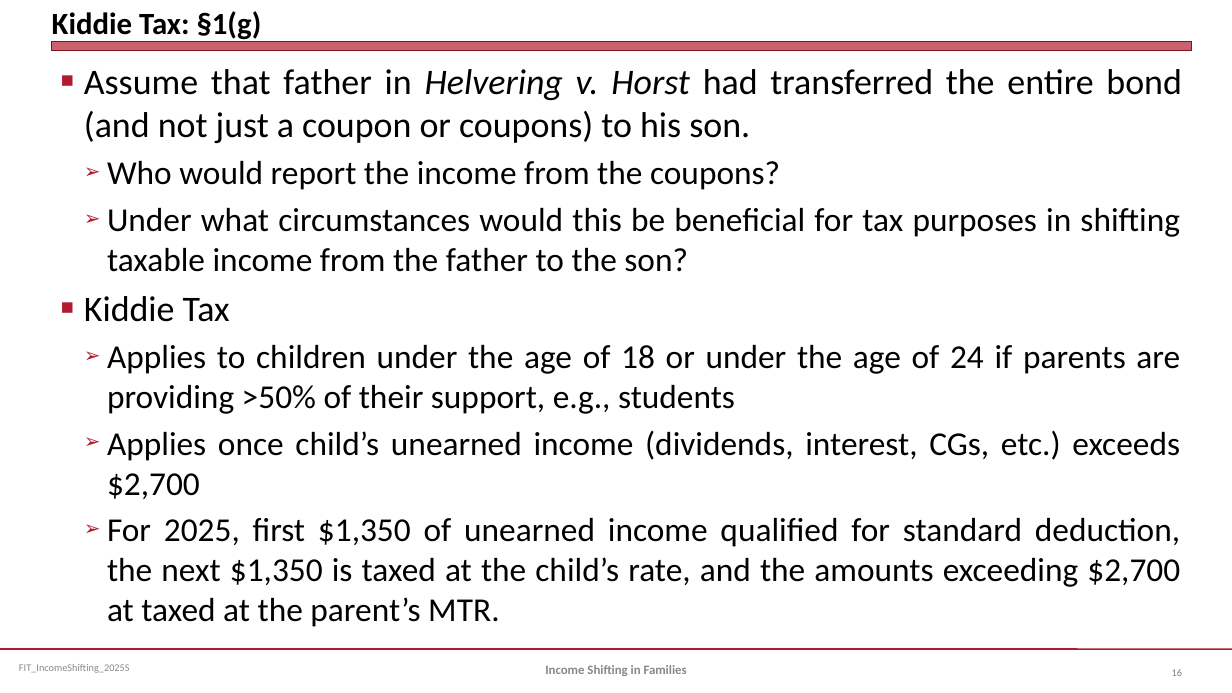
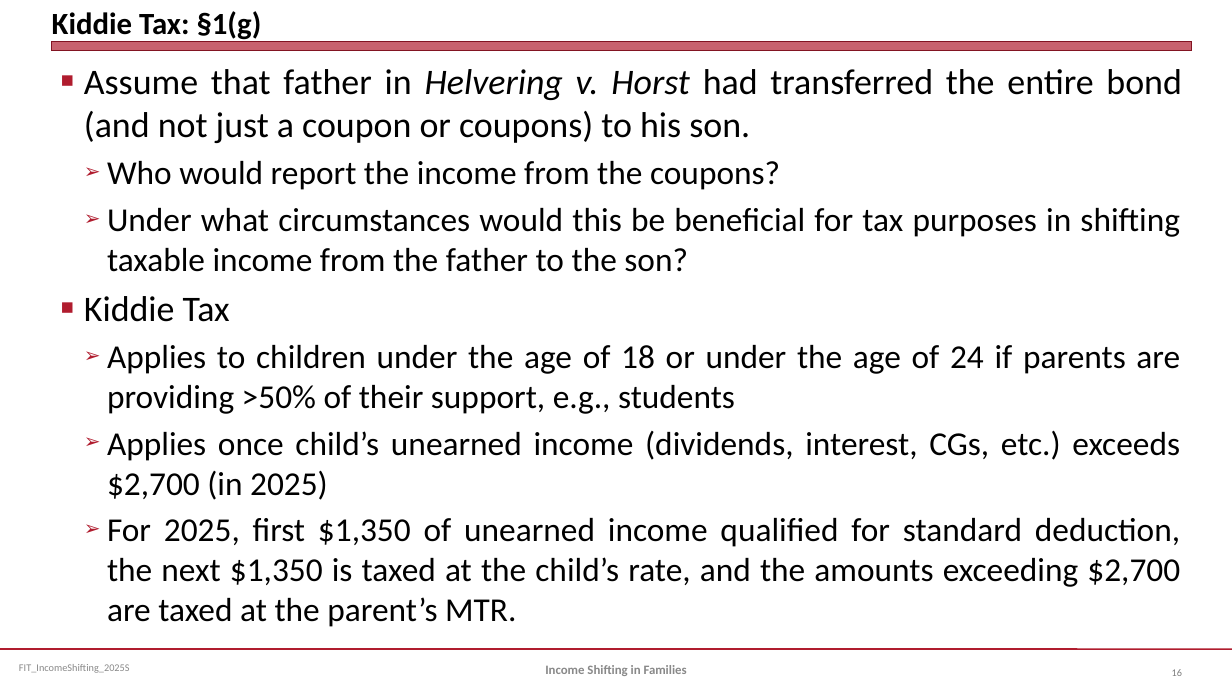
Before and after one commit to jmc877/Fed-Income-Tax, a slide deck: slide 16 of slides/FIT_IncomeShifting_2025S.pptx. Drawn at 1232x693 pixels with LibreOffice and Linux fonts; fonts in the diff are those of the drawing. Boxes give left, top, right and bottom in pixels: in the first picture for what was removed or moved away, otherwise in the second. Text is boxed around its words. In the diff, an @@ line names an element or a change of style, - is before the commit and + after.

```diff
--- a/slides/FIT_IncomeShifting_2025S.pptx
+++ b/slides/FIT_IncomeShifting_2025S.pptx
@@ text at (107,430,1180,627): text changed @@
-  ➢ Applies once child’s unearned income (dividends, interest, CGs, etc.) exceeds $2,700
-  ➢ For 2025, first $1,350 of unearned income qualified for standard deduction, the next $1,350 is taxed at the child’s rate, and the amounts exceeding $2,700 at taxed at the parent’s MTR.
+  ➢ Applies once child’s unearned income (dividends, interest, CGs, etc.) exceeds $2,700 (in 2025)
+  ➢ For 2025, first $1,350 of unearned income qualified for standard deduction, the next $1,350 is taxed at the child’s rate, and the amounts exceeding $2,700 are taxed at the parent’s MTR.
```
Also in this commit, not shown: 3 other slides changed, 4 slides added.
